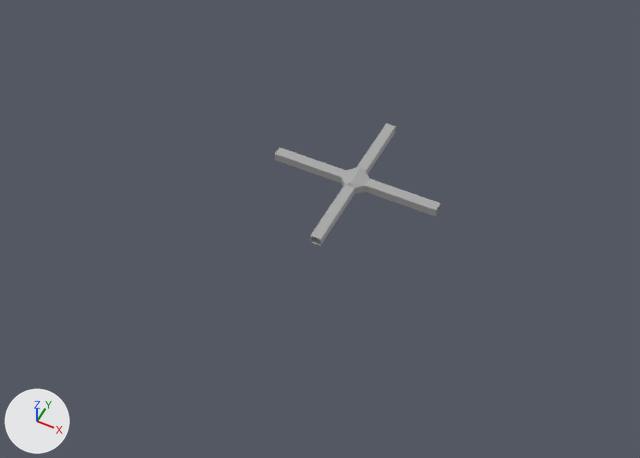
The FBX model assets/Models/environment.fbx, before and after one commit.
Before and after are seen from a 50 mm camera at (0.176, -0.407, 0.447) aimed at (-0.009, -0.037, -0.015). The axes (+X, +Y, +Z) are drawn at lower left. The lights are the same throughout. Where no turn or scale is listed for an object, it has been applied to the vertices.

The first picture shows 'Hallway_East', 'Hallway_North', 'Hallway_South', 'Hallway_West'.
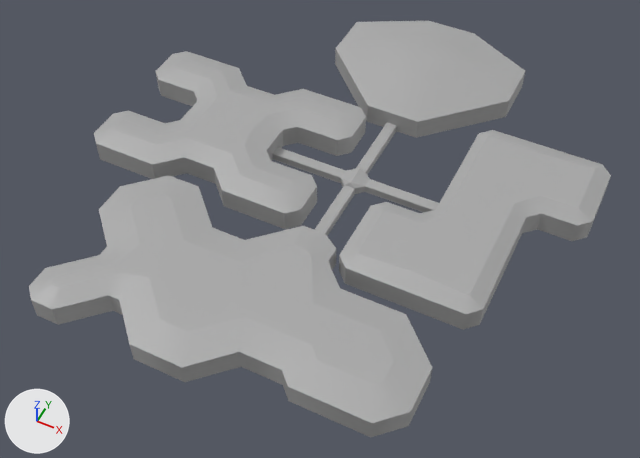
Changed parts and their boxes [x1, y1, x2, y2] in the pictures (640 x 458 px):
'Room_South', added
    after: [29, 175, 432, 437]
'Room_East', added
    after: [339, 130, 611, 329]
'Room_West', added
    after: [94, 51, 366, 229]
'Room_North', added
    after: [335, 21, 525, 138]

The change in detail:
Mesh me_mesh_007 is new.
It has 128 vertices, 132 faces and spans x -0.136..0.108, y -0.128..0.0, z 0.0..0.02.
It uses material mat_standardsurface1 (grey #aaaaaa).
Mesh me_mesh_008 is new.
It has 128 vertices, 129 faces and spans x -0.12..0.048, y -0.06..0.06, z 0.0..0.02.
It uses material mat_standardsurface1 (grey #aaaaaa).
Mesh me_mesh_006 is new.
It has 91 vertices, 99 faces and spans x -0.04..0.096, y -0.084..0.08, z 0.0..0.02.
It uses material mat_standardsurface1 (grey #aaaaaa).
Mesh me_mesh_005 is new.
It has 57 vertices, 57 faces and spans x -0.072..0.072, y 0.0..0.12, z 0.0..0.024.
It uses material mat_standardsurface1 (grey #aaaaaa).
Object 'Room_South' (ob_room_south) is new; it shows me_mesh_007.
Its location is (0.0, -0.064, 0.0).
Object 'Room_West' (ob_room_west) is new; it shows me_mesh_008.
Its location is (-0.064, 0.0, 0.0).
Object 'Room_East' (ob_room_east) is new; it shows me_mesh_006.
Its location is (0.064, 0.0, 0.0).
Object 'Room_North' (ob_room_north) is new; it shows me_mesh_005.
Its location is (0.0, 0.064, 0.0).
